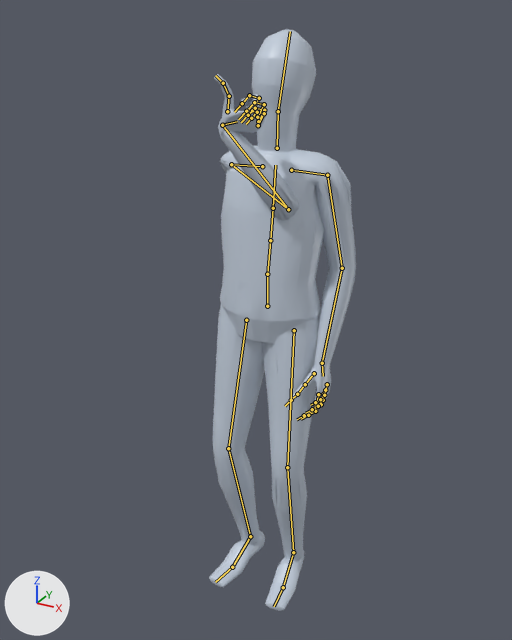
An edit to the glTF model app/assets/anims/Base/use_item.glb, drawn before and after from the same camera.
Camera for both pictures: a 50 mm camera at (0.91, -1.744, 1.829) aimed at (-0.036, -0.024, 0.969). The axes (+X, +Y, +Z) are drawn at lower left. The lights are the same throughout. The first picture is the older version. Both versions are drawn at frame 22 of the action 'Animation'; the numbers are the values there. The bones that change, and the others that lie on the model, are drawn over the model as lines.

Names of what the first picture shows: 'Body_human_male'.
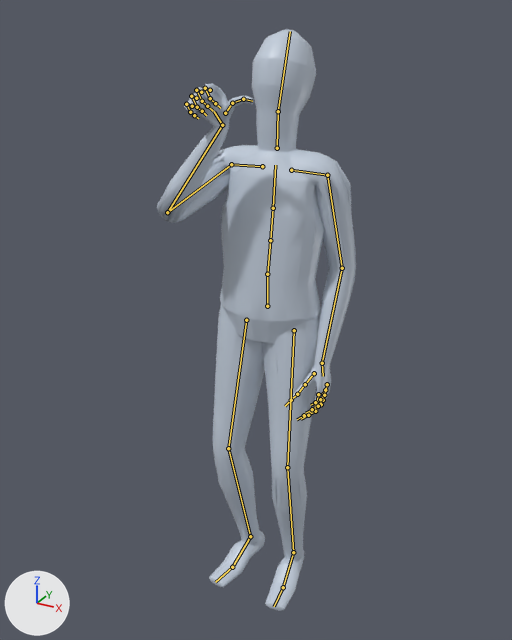
Where the change shows, as pixel boxes (x1, y1, x2, y2) in the pictures (512 x 640 px):
'Body_human_male', posed (35% wider): before (209, 29, 356, 611); after (157, 29, 356, 611)
bone 'mixamorig:RightArm', root to tip: before (231, 164) to (288, 209); after (231, 164) to (167, 212)
bone 'mixamorig:RightHand', root to tip: before (222, 125) to (237, 121); after (222, 125) to (214, 111)

The change, as a diff of the scene's bpy script:
```diff
--- a/app/assets/anims/Base/use_item.glb.py
+++ b/app/assets/anims/Base/use_item.glb.py
@@ bone_mixamorig_rightarm @@
 bone_mixamorig_rightarm = bpy.data.objects['Armature'].pose.bones['mixamorig:RightArm']  # child of 'mixamorig:RightShoulder'
-bone_mixamorig_rightarm.rotation_quaternion = (0.216, -0.882, 0.13, 0.397)  # degrees (-155, 49, -5)
+bone_mixamorig_rightarm.rotation_quaternion = (0.722, -0.402, 0.262, 0.498)  # degrees (-31, 51, 54)
@@ bone_mixamorig_righthand @@
 bone_mixamorig_righthand = bpy.data.objects['Armature'].pose.bones['mixamorig:RightHand']  # child of 'mixamorig:RightForeArm'
-bone_mixamorig_righthand.rotation_quaternion = (0.415, -0.131, 0.383, -0.815)  # degrees (-48, 6, -129)
+bone_mixamorig_righthand.rotation_quaternion = (0.709, 0.259, -0.463, -0.466)  # degrees (61, -25, -81)
```
